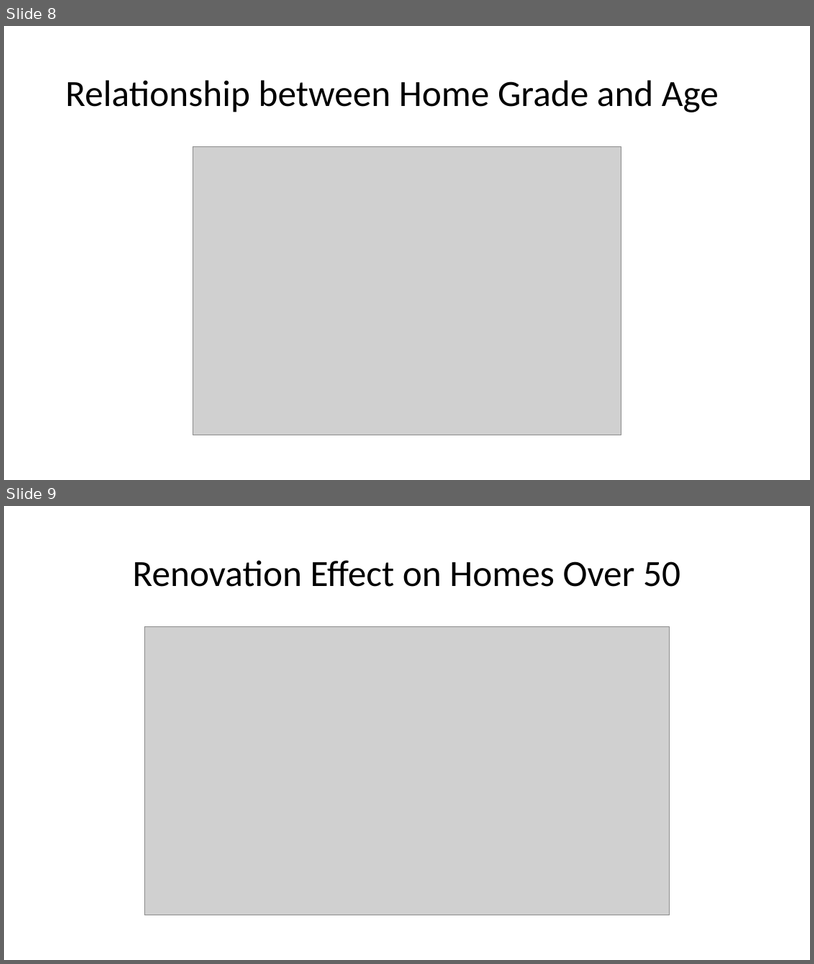
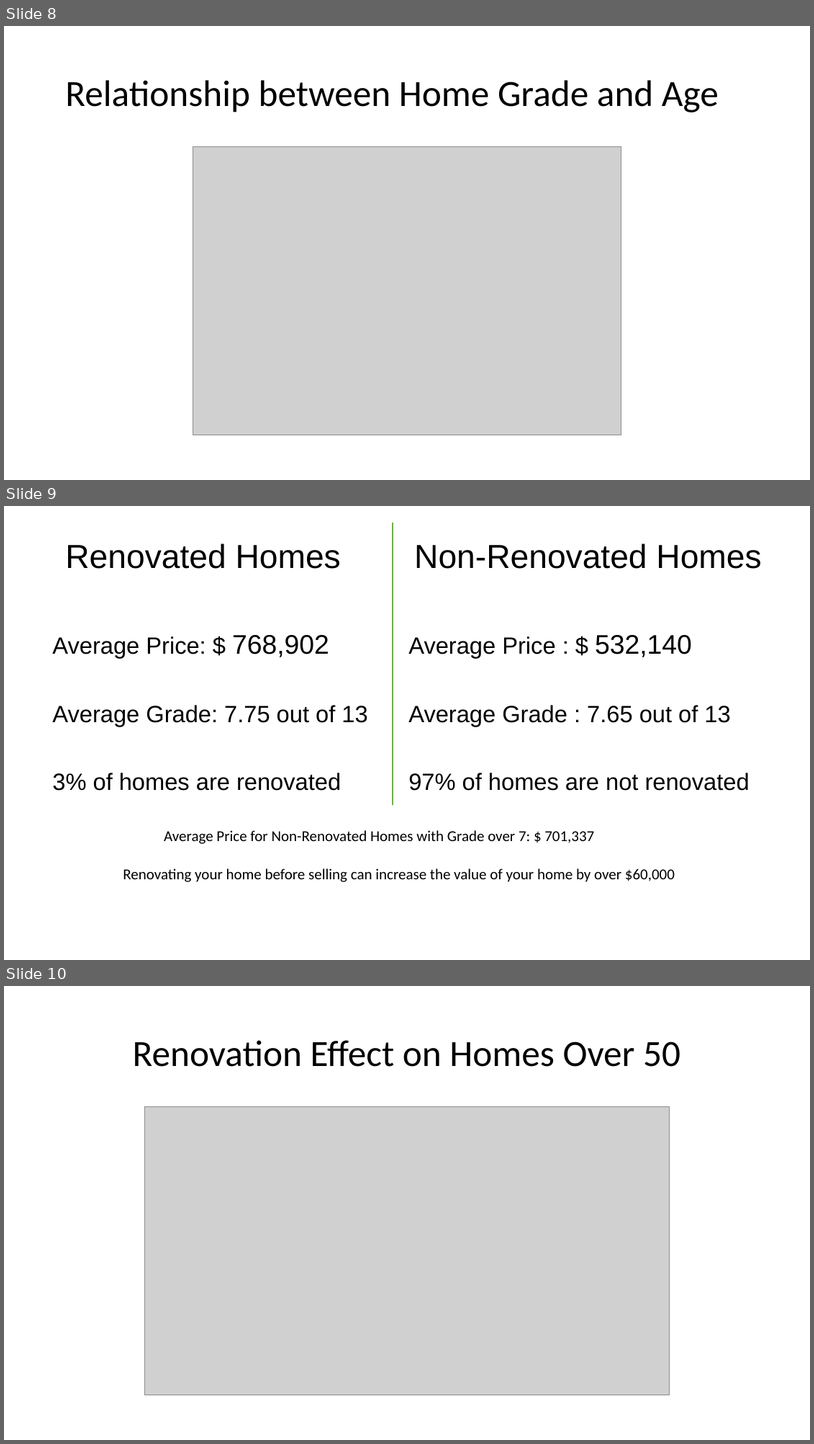
Before and after one commit to 8REN/HousingPrices, a slide deck: mod2project.pptx. Shown one above the other, each under a label of ours: slides 8 and 9 before the commit, slides 8, 9 and 10 after it. The pictures are 814x964 and 814x1444 pixels, drawn with LibreOffice and Linux fonts; fonts in the diff are those of the drawing; grey boxes stand for pictures. Boxes give left, top, right and bottom in pixels: in the first picture for what was removed or moved away, otherwise in the second. Text is boxed around its words. In the diff, an @@ line names an element or a change of style, - is before the commit and + after.

Commit message:
powerpoint update

```diff
--- a/mod2project.pptx
+++ b/mod2project.pptx
@@ slide 9 added at bbox=[4, 506, 810, 960], background #FFFFFF @@
@@ line added from (393, 523) to (393, 805), #70AD47 2.5 pt @@
@@ title added at bbox=[65, 543, 761, 569], 39.6 pt, text #000000 @@
+Renovated Homes Non-Renovated Homes
@@ text added at bbox=[52, 635, 368, 790], 28 pt, text #000000 @@
+Average Price: $ 768,902
+Average Grade: 7.75 out of 13
+3% of homes are renovated
@@ text added at bbox=[409, 635, 750, 790], 28 pt, text #000000 @@
+Average Price : $ 532,140
+Average Grade : 7.65 out of 13
+97% of homes are not renovated
@@ text added at bbox=[164, 830, 594, 844], 18 pt, text #000000 @@
+Average Price for Non-Renovated Homes with Grade over 7: $ 701,337
@@ text added at bbox=[123, 868, 675, 882], 18 pt, text #000000 @@
+Renovating your home before selling can increase the value of your home by over $60,000
@@ what was slide 9 is now slide 10 @@
```
Also in this commit, not shown: 3 other files.
